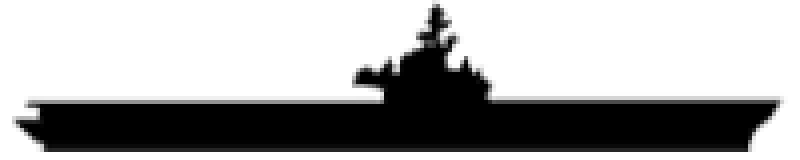
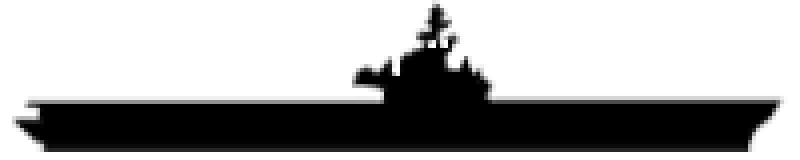
Before/after of a 800 × 160 layered artwork. What changed in the layer stack:
painted on "Layer 1" over [392, 40, 448, 76]
